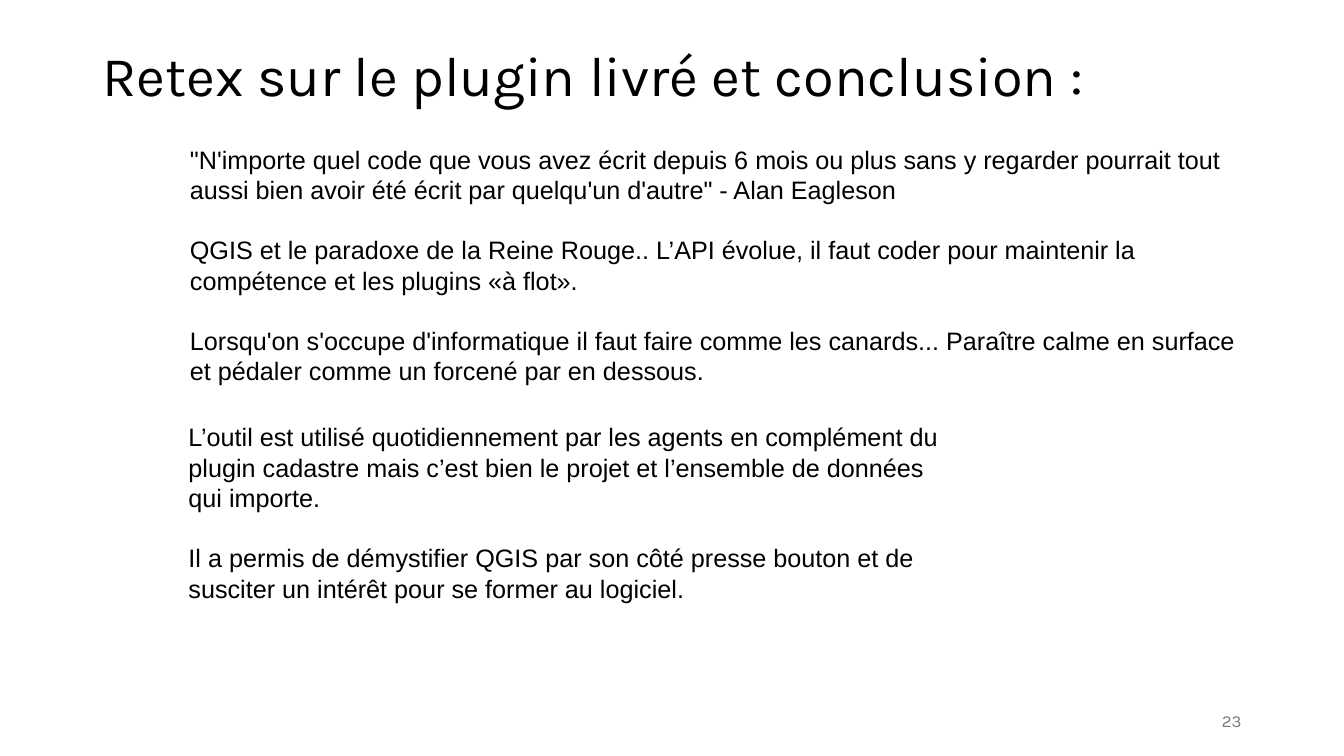
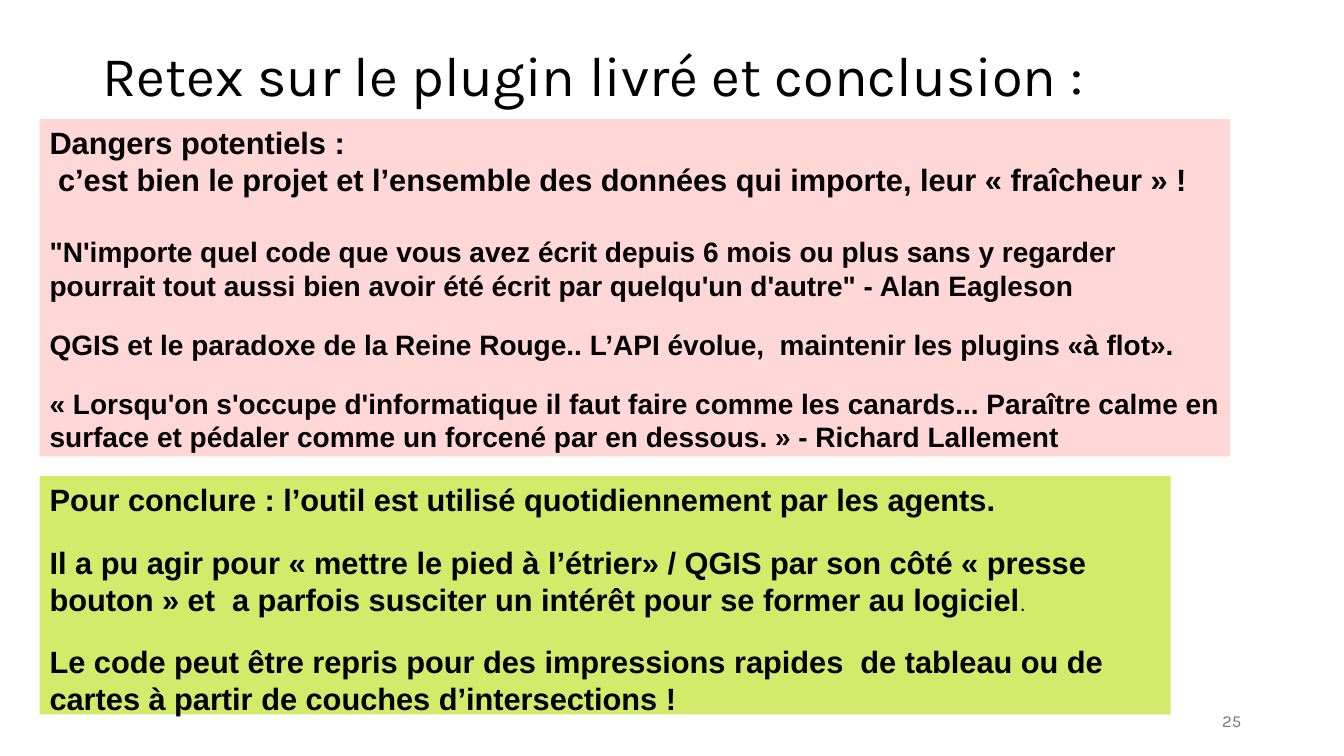
Before and after one commit to tomflyjc/Instruction_ADS, a slide deck: slide 25 of plugin_Instruction_ADS.odp (slide 23 before the commit). Drawn at 1344x756 pixels with LibreOffice and Linux fonts; fonts in the diff are those of the drawing. Boxes give left, top, right and bottom in pixels: in the first picture for what was removed or moved away, otherwise in the second. Text is boxed around its words. In the diff, an @@ line names an element or a change of style, - is before the commit and + after.

```diff
--- a/plugin_Instruction_ADS.odp
+++ b/plugin_Instruction_ADS.odp
@@ rectangle "Dangers potentiels :": place and size @@
-rectangle "Dangers potentiels :" at bbox=[190, 150, 1235, 386]
+rectangle "Dangers potentiels :" at bbox=[39, 119, 1230, 457]
@@ rectangle "Dangers potentiels :" at bbox=[39, 119, 1230, 457]: fill none to #FFD7D7 @@
@@ text in rectangle at bbox=[50, 131, 1142, 197]: paragraphs added @@
+Dangers potentiels :
+c’est bien le projet et l’ensemble des données qui importe, leur « fraîcheur » !
@@ text in rectangle at bbox=[50, 241, 1116, 301]: size 18 to 20 pt, bold on in ""N'importe quel code que vous avez écrit ..." @@
@@ text in rectangle at bbox=[50, 334, 1219, 452]: text changed; size 18 to 20 pt; bold on @@
-QGIS et le paradoxe de la Reine Rouge.. L’API évolue, il faut coder pour maintenir la compétence et les plugins «à flot».
-Lorsqu'on s'occupe d'informatique il faut faire comme les canards... Paraître calme en surface et pédaler comme un forcené par en dessous.
+QGIS et le paradoxe de la Reine Rouge.. L’API évolue, maintenir les plugins «à flot».
+« Lorsqu'on s'occupe d'informatique il faut faire comme les canards... Paraître calme en surface et pédaler comme un forcené par en dessous. » - Richard Lallement
@@ text removed at bbox=[188, 427, 938, 603] @@
-L’outil est utilisé quotidiennement par les agents en complément du plugin cadastre mais c’est bien le projet et l’ensemble de données qui importe.
-Il a permis de démystifier QGIS par son côté presse bouton et de susciter un intérêt pour se former au logiciel.
@@ rectangle added at bbox=[39, 476, 1171, 714], fill #D4EA6B, 22 pt, text #000000, bold @@
+Pour conclure : l’outil est utilisé quotidiennement par les agents.
+Il a pu agir pour « mettre le pied à l’étrier» / QGIS par son côté « presse bouton » et a parfois susciter un intérêt pour se former au logiciel.
+Le code peut être repris pour des impressions rapides de tableau ou de cartes à partir de couches d’intersections !
@@ page number at bbox=[1222, 716, 1241, 727]: text changed @@
-23
+25
```
Also in this commit, not shown: 15 other slides changed, 8 slides added, 6 slides removed.
